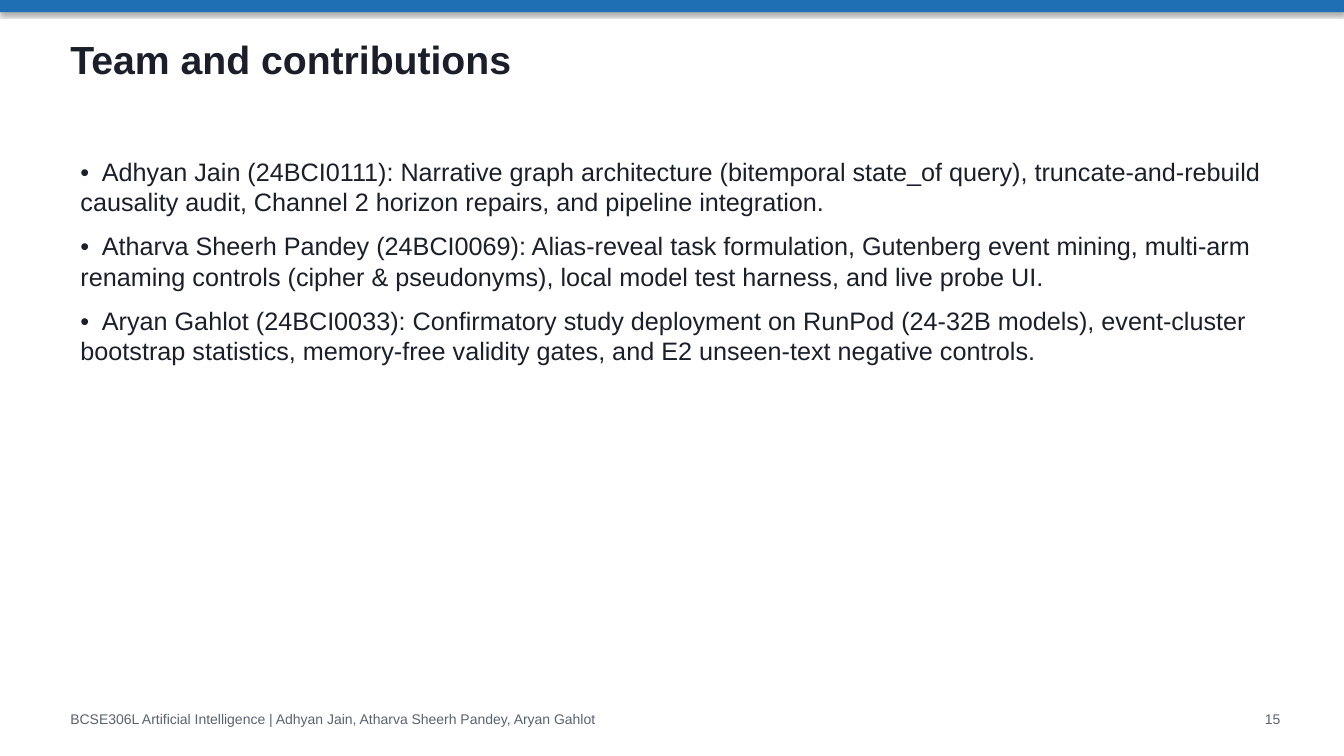
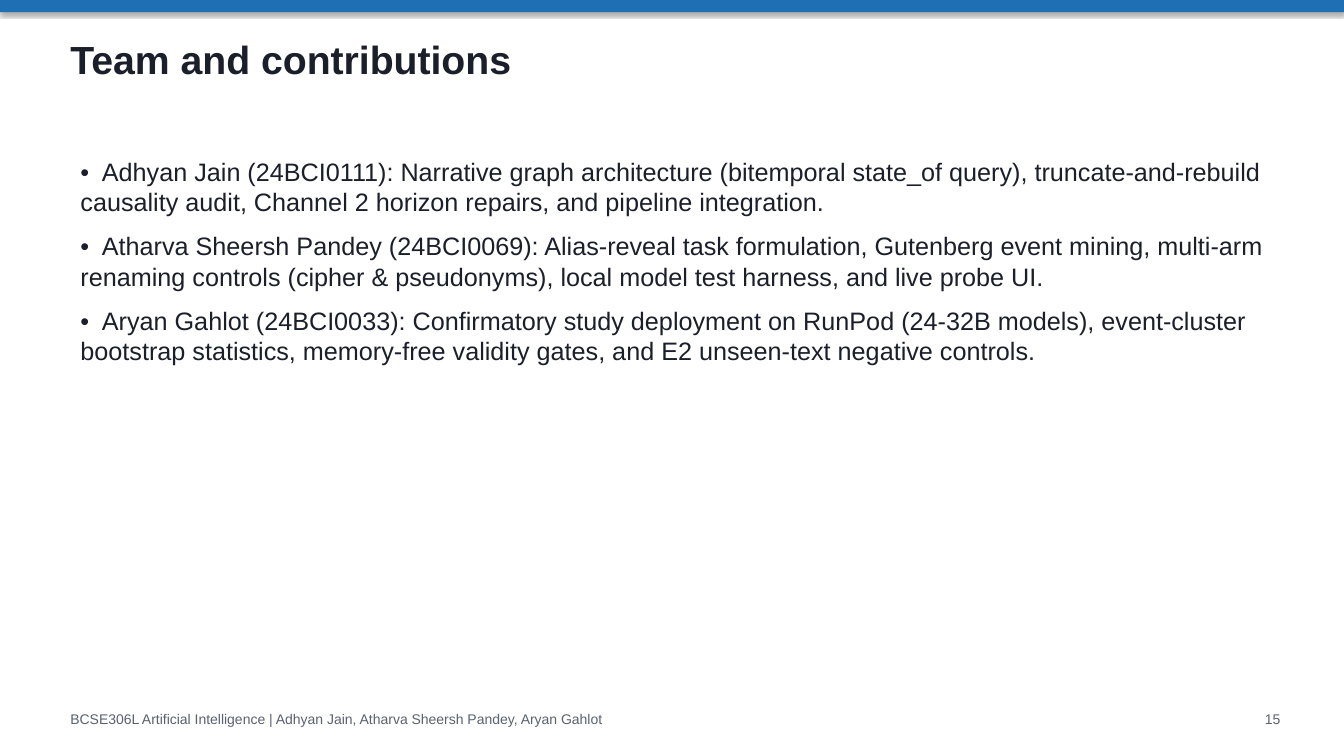
Before and after one commit to adhyan-jain/EchoTales, a slide deck: slide 15 of EchoTales_Research_Presentation.pptx. Drawn at 1344x756 pixels with LibreOffice and Linux fonts; fonts in the diff are those of the drawing. Boxes give left, top, right and bottom in pixels: in the first picture for what was removed or moved away, otherwise in the second. Text is boxed around its words. In the diff, an @@ line names an element or a change of style, - is before the commit and + after.

```diff
--- a/EchoTales_Research_Presentation.pptx
+++ b/EchoTales_Research_Presentation.pptx
@@ text at <box>80,236,1262,291</box>: text changed @@
-• Atharva Sheerh Pandey (24BCI0069): Alias-reveal task formulation, Gutenberg event mining, multi-arm renaming controls (cipher & pseudonyms), local model test harness, and live probe UI.
+• Atharva Sheersh Pandey (24BCI0069): Alias-reveal task formulation, Gutenberg event mining, multi-arm renaming controls (cipher & pseudonyms), local model test harness, and live probe UI.
@@ text at <box>70,714,602,727</box>: text changed @@
-BCSE306L Artificial Intelligence | Adhyan Jain, Atharva Sheerh Pandey, Aryan Gahlot
+BCSE306L Artificial Intelligence | Adhyan Jain, Atharva Sheersh Pandey, Aryan Gahlot
```
Also in this commit, not shown: 15 other slides changed, 9 other files.
